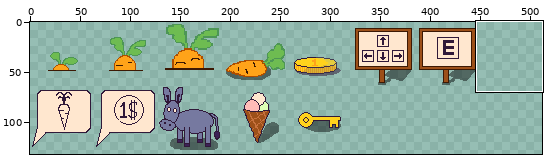
A sprite sheet gets an edit: assets/items.png. Above: a wide view before the commit, with the close-up outlined.
Close-up. Earlier state:
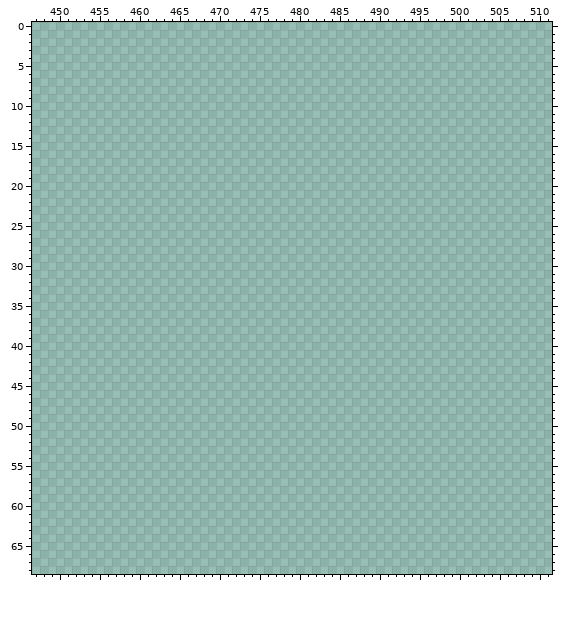
The file is 512x512 pixels. Colours within 5 levels of each other are drawn and written as one. Shown: x 447..511, y 0..68. The wide view leaves out empty margins.
After:
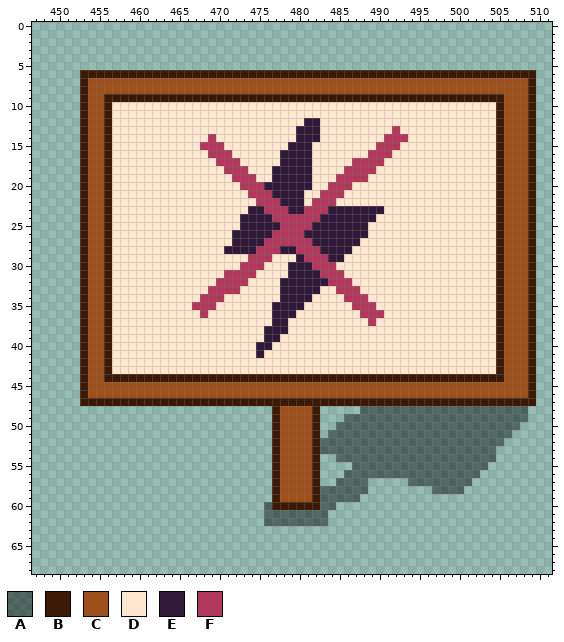
Palette (. is transparent): A #00000074  B #3c1904  C #9d5019  D #ffe7cf  E #301939  F #b1385c
Edits made:
Changed rows in their new state; - is an unchanged pixel.
first column x 453:
 6 BBBBBBBBBBBBBBBBBBBBBBBBBBBBBBBBBBBBBBBBBBBBBBBBBBBBBBBBB
 7 BCCCCCCCCCCCCCCCCCCCCCCCCCCCCCCCCCCCCCCCCCCCCCCCCCCCCCCCB
 8 BCCCCCCCCCCCCCCCCCCCCCCCCCCCCCCCCCCCCCCCCCCCCCCCCCCCCCCCB
 9 BCCBBBBBBBBBBBBBBBBBBBBBBBBBBBBBBBBBBBBBBBBBBBBBBBBBBCCCB
10 BCCBDDDDDDDDDDDDDDDDDDDDDDDDDDDDDDDDDDDDDDDDDDDDDDDDBCCCB
11 BCCBDDDDDDDDDDDDDDDDDDDDDDDDDDDDDDDDDDDDDDDDDDDDDDDDBCCCB
12 BCCBDDDDDDDDDDDDDDDDDDDDDDDDEEDDDDDDDDDDDDDDDDDDDDDDBCCCB
13 BCCBDDDDDDDDDDDDDDDDDDDDDDDEEEDDDDDDDDDFDDDDDDDDDDDDBCCCB
14 BCCBDDDDDDDDDDDDFDDDDDDDDDDEEEDDDDDDDDFFFDDDDDDDDDDDBCCCB
15 BCCBDDDDDDDDDDDFFFDDDDDDDDEEEDDDDDDDDFFFDDDDDDDDDDDDBCCCB
16 BCCBDDDDDDDDDDDDFFFDDDDDDEEEEDDDDDDDFFFDDDDDDDDDDDDDBCCCB
17 BCCBDDDDDDDDDDDDDFFFDDDDDEEEEDDDDDFFFFDDDDDDDDDDDDDDBCCCB
18 BCCBDDDDDDDDDDDDDDFFFDDDEEEEEDDDDFFFFDDDDDDDDDDDDDDDBCCCB
19 BCCBDDDDDDDDDDDDDDDFFFDDEEEEEDDDFFFFDDDDDDDDDDDDDDDDBCCCB
20 BCCBDDDDDDDDDDDDDDDDFFFEEEEEEDDFFFDDDDDDDDDDDDDDDDDDBCCCB
21 BCCBDDDDDDDDDDDDDDDDDFFFEEEEDDFFFDDDDDDDDDDDDDDDDDDDBCCCB
22 BCCBDDDDDDDDDDDDDDDDDDFFFEEEDFFFDDDDDDDDDDDDDDDDDDDDBCCCB
23 BCCBDDDDDDDDDDDDDDDDDEEFFFEEFFFEEEEEEEDDDDDDDDDDDDDDBCCCB
24 BCCBDDDDDDDDDDDDDDDDEEEEFFFFFFEEEEEEEDDDDDDDDDDDDDDDBCCCB
25 BCCBDDDDDDDDDDDDDDDDEEEEEFFFFEEEEEEEDDDDDDDDDDDDDDDDBCCCB
26 BCCBDDDDDDDDDDDDDDDEEEEEFFFFEEEEEEEEDDDDDDDDDDDDDDDDBCCCB
27 BCCBDDDDDDDDDDDDDDDEEEEFFFFFFEEEEEEDDDDDDDDDDDDDDDDDBCCCB
28 BCCBDDDDDDDDDDDDDDEEEEFFFEEFFFEEEEDDDDDDDDDDDDDDDDDDBCCCB
29 BCCBDDDDDDDDDDDDDDDDDFFFDDDEFFFEEDDDDDDDDDDDDDDDDDDDBCCCB
30 BCCBDDDDDDDDDDDDDDDDFFFDDDEEEFFFDDDDDDDDDDDDDDDDDDDDBCCCB
31 BCCBDDDDDDDDDDDDDDFFFFDDDDEEEEFFFDDDDDDDDDDDDDDDDDDDBCCCB
32 BCCBDDDDDDDDDDDDDFFFFDDDDEEEEEEFFFDDDDDDDDDDDDDDDDDDBCCCB
33 BCCBDDDDDDDDDDDDFFFFDDDDDEEEEEDDFFFDDDDDDDDDDDDDDDDDBCCCB
34 BCCBDDDDDDDDDDDFFFDDDDDDDEEEEDDDDFFFDDDDDDDDDDDDDDDDBCCCB
35 BCCBDDDDDDDDDDFFFDDDDDDDEEEEDDDDDDFFFDDDDDDDDDDDDDDDBCCCB
36 BCCBDDDDDDDDDDDFDDDDDDDDEEEDDDDDDDDFFFDDDDDDDDDDDDDDBCCCB
37 BCCBDDDDDDDDDDDDDDDDDDDDEEDDDDDDDDDDFDDDDDDDDDDDDDDDBCCCB
38 BCCBDDDDDDDDDDDDDDDDDDDEEEDDDDDDDDDDDDDDDDDDDDDDDDDDBCCCB
39 BCCBDDDDDDDDDDDDDDDDDDDEEDDDDDDDDDDDDDDDDDDDDDDDDDDDBCCCB
40 BCCBDDDDDDDDDDDDDDDDDDEEDDDDDDDDDDDDDDDDDDDDDDDDDDDDBCCCB
41 BCCBDDDDDDDDDDDDDDDDDDEDDDDDDDDDDDDDDDDDDDDDDDDDDDDDBCCCB
42 BCCBDDDDDDDDDDDDDDDDDDDDDDDDDDDDDDDDDDDDDDDDDDDDDDDDBCCCB
43 BCCBDDDDDDDDDDDDDDDDDDDDDDDDDDDDDDDDDDDDDDDDDDDDDDDDBCCCB
44 BCCBBBBBBBBBBBBBBBBBBBBBBBBBBBBBBBBBBBBBBBBBBBBBBBBBBCCCB
45 BCCCCCCCCCCCCCCCCCCCCCCCCCCCCCCCCCCCCCCCCCCCCCCCCCCCCCCCB
46 BCCCCCCCCCCCCCCCCCCCCCCCCCCCCCCCCCCCCCCCCCCCCCCCCCCCCCCCB
47 BBBBBBBBBBBBBBBBBBBBBBBBBBBBBBBBBBBBBBBBBBBBBBBBBBBBBBBBB
48 ------------------------BCCCCB-----AAAAAAAAAAAAAAAAAAAAA-
49 ------------------------BCCCCB---AAAAAAAAAAAAAAAAAAAAAAA-
50 ------------------------BCCCCB--AAAAAAAAAAAAAAAAAAAAAAA--
51 ------------------------BCCCCB-AAAAAAAAAAAAAAAAAAAAAAA---
52 ------------------------BCCCCBAAAAAAAAAAAAAAAAAAAAAAA----
53 ------------------------BCCCCBAAAAAAAAAAAAAAAAAAAAAA-----
54 ------------------------BCCCCB--AAAAAAAAAAAAAAAAAAAA-----
55 ------------------------BCCCCB----AAAAAAAAAAAAAAAAA------
56 ------------------------BCCCCB---AAAAAAAAAAAAAAAAA-------
57 ------------------------BCCCCB--AAAA-----AAAAAAAA--------
58 ------------------------BCCCCBAAAAAA--------AAAA---------
59 ------------------------BCCCCBAAAAA----------------------
60 -----------------------ABBBBBBAA-------------------------
61 -----------------------AAAAAAAA--------------------------
62 -----------------------AAAAAAAA--------------------------
Pixel boxes of the changes (left, top, right, bottom) in both close-ups:
added: (80, 70, 536, 526)
